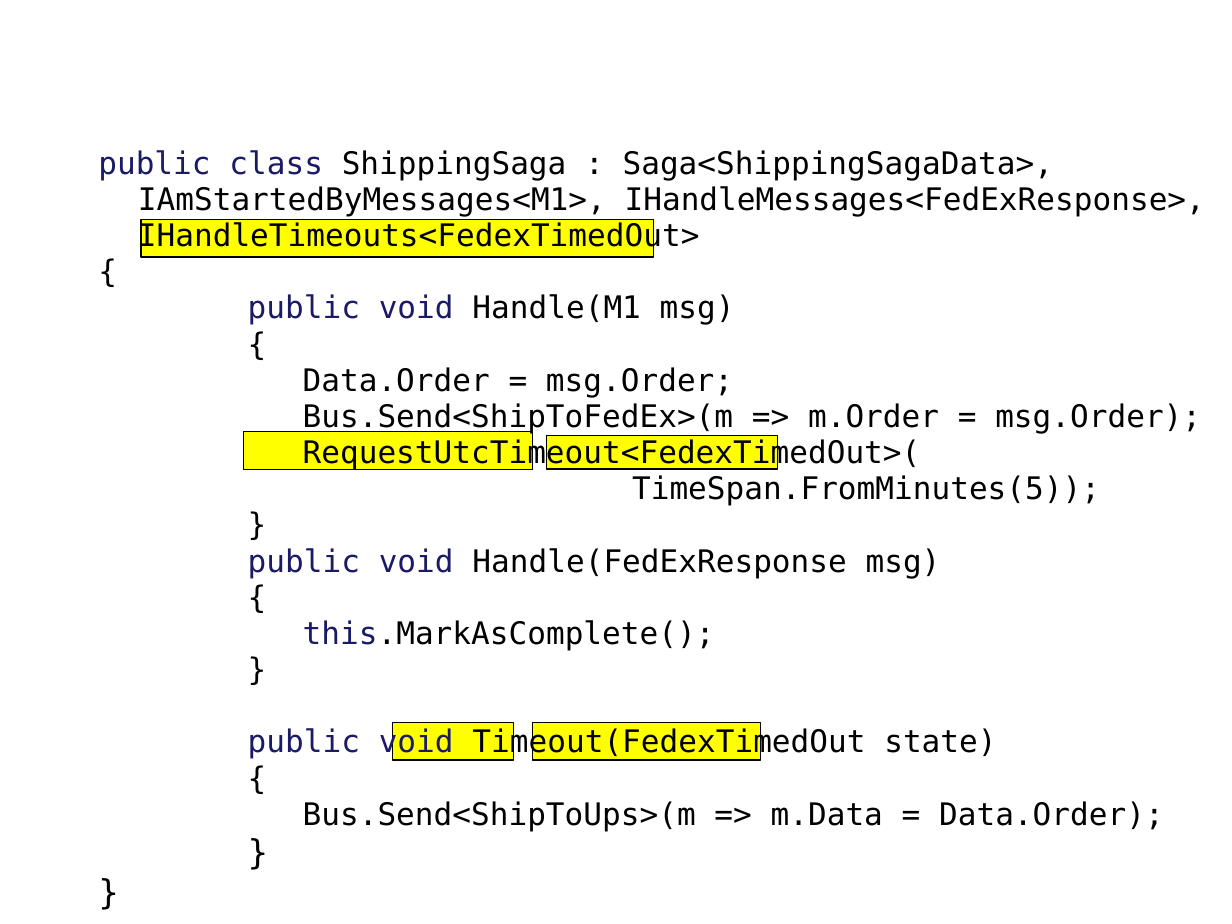
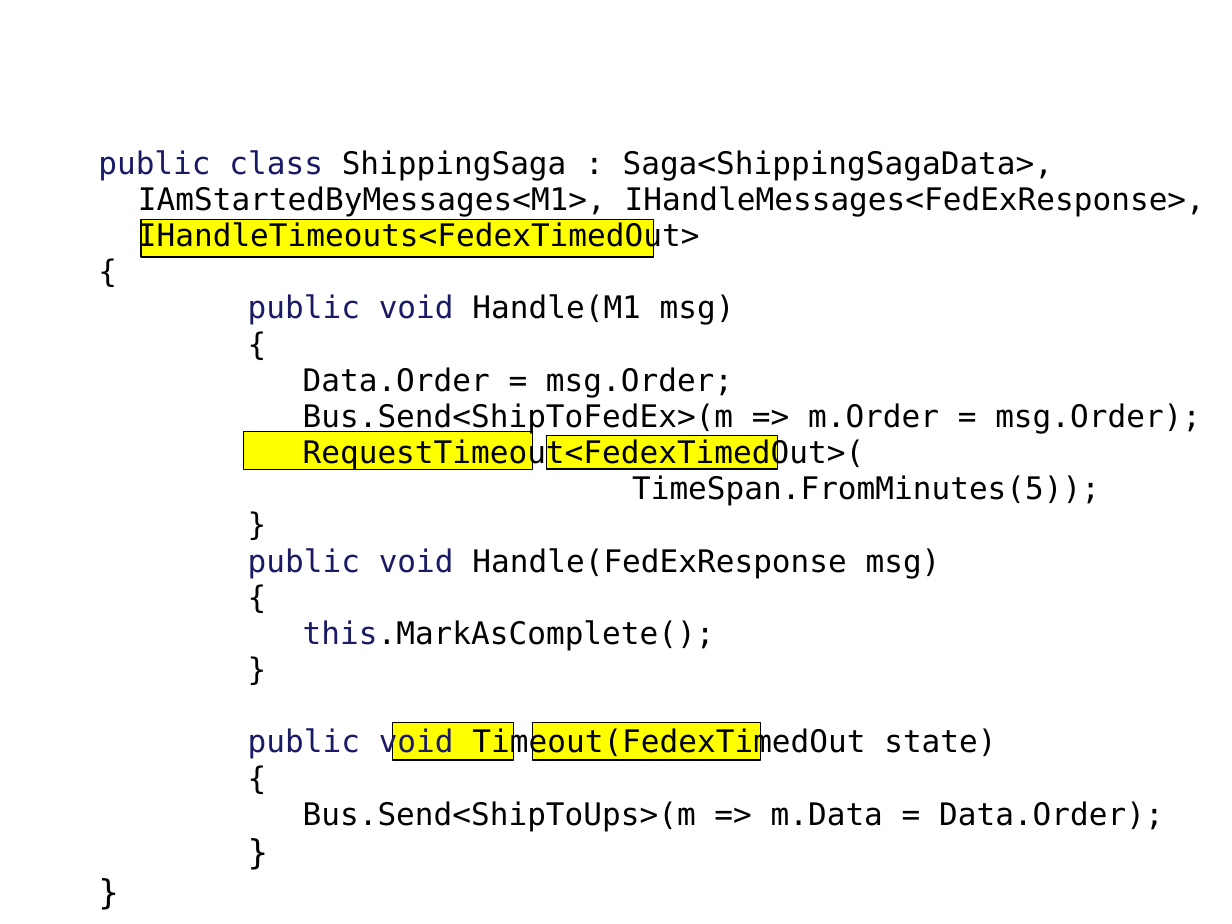
Before and after one commit to Particular/Course.Slides, a slide deck: slide 173 of EnterpriseDevelopmentWithNServiceBus.pptx. Drawn at 1232x924 pixels with LibreOffice and Linux fonts; fonts in the diff are those of the drawing; background and template pictures are left out. Boxes give left, top, right and bottom in pixels: in the first picture for what was removed or moved away, otherwise in the second. Text is boxed around its words. In the diff, an @@ line names an element or a change of style, - is before the commit and + after.

```diff
--- a/EnterpriseDevelopmentWithNServiceBus.pptx
+++ b/EnterpriseDevelopmentWithNServiceBus.pptx
@@ text at bbox=[303, 438, 865, 470]: text changed @@
-RequestUtcTimeout<FedexTimedOut>(
+RequestTimeout<FedexTimedOut>(
```
Also in this commit, not shown: 4 other slides changed.
